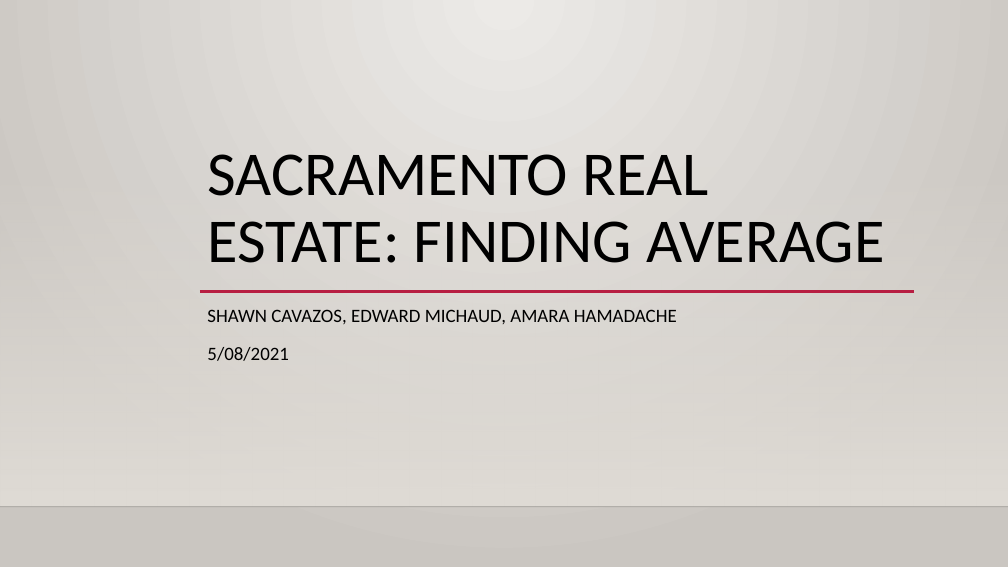
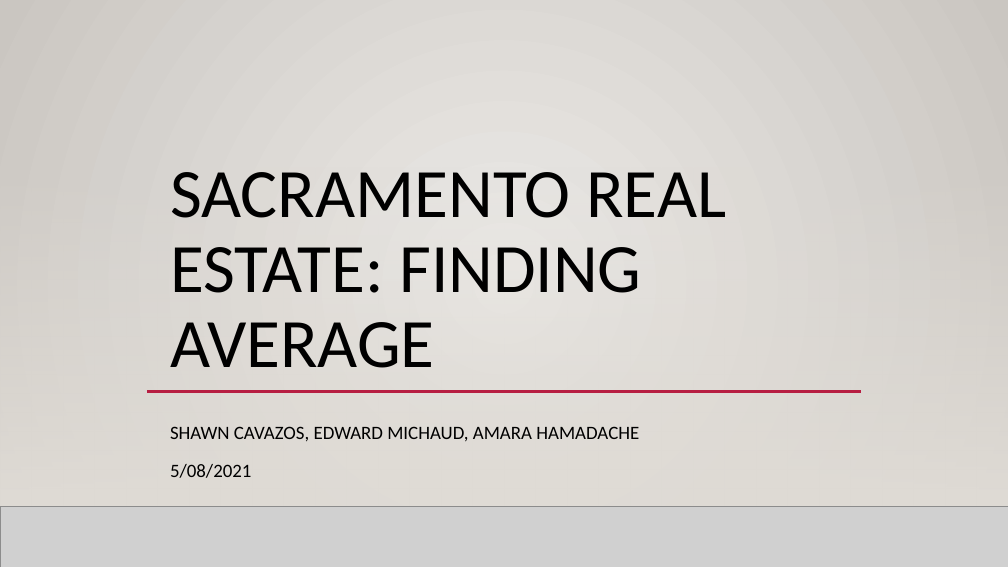
Before and after one commit to scavazos4/Project_One, a slide deck: slide 1 of Sacramento Real Estate.pptx. Drawn at 1008x567 pixels with LibreOffice and Linux fonts; fonts in the diff are those of the drawing; grey boxes stand for pictures; background and template pictures are left out. Boxes give left, top, right and bottom in pixels: in the first picture for what was removed or moved away, otherwise in the second. Text is boxed around its words. In the diff, an @@ line names an element or a change of style, - is before the commit and + after.

```diff
--- a/Sacramento Real Estate.pptx
+++ b/Sacramento Real Estate.pptx
@@ rectangle added at bbox=[0, 0, 1008, 567], fill gradient #ECEAE7 to #CAC7C1 @@
@@ title "SACRAMENTO REAL ESTATE: FINDING AVERAGE": place and size @@
-title "SACRAMENTO REAL ESTATE: FINDING AVERAGE" at bbox=[207, 154, 884, 263]
+title "SACRAMENTO REAL ESTATE: FINDING AVERAGE" at bbox=[170, 172, 726, 368]
@@ title "SACRAMENTO REAL ESTATE: FINDING AVERAGE" at bbox=[170, 172, 726, 368]: size 59.4 to 66 pt @@
@@ rectangle added at bbox=[0, 167, 1008, 507], fill gradient #DFDBD5 @@
@@ line added from (147, 392) to (862, 392), #B71E42 2.5 pt @@
@@ subtitle "SHAWN CAVAZOS, EDWARD MICHAUD, AMARA ...": place and size @@
-subtitle "SHAWN CAVAZOS, EDWARD MICHAUD, AMARA ..." at bbox=[207, 309, 677, 361]
+subtitle "SHAWN CAVAZOS, EDWARD MICHAUD, AMARA ..." at bbox=[170, 426, 639, 478]
@@ picture added at bbox=[0, 507, 1008, 567] @@
```
Also in this commit, not shown: 6 other slides changed, 2 slides added, 3 slides removed, 2 other files.
